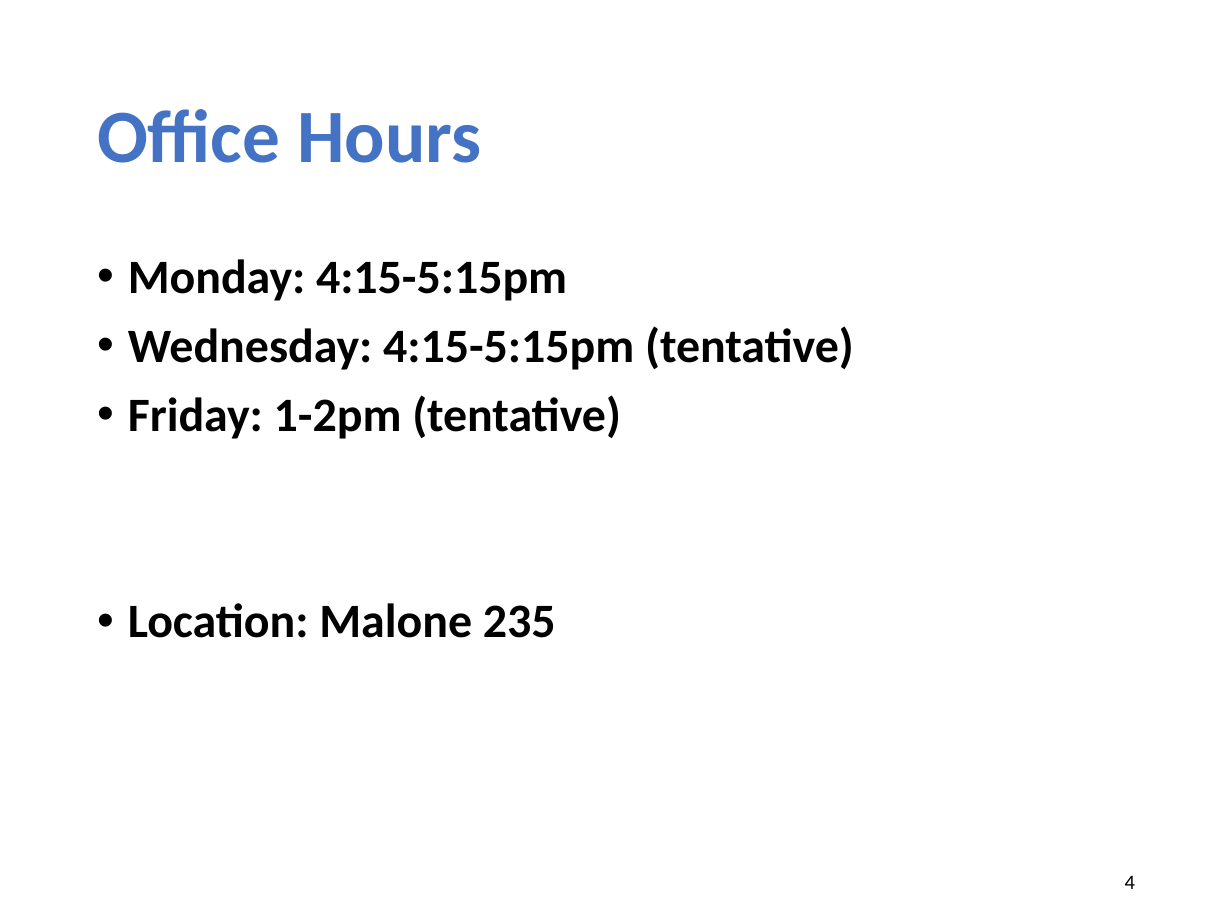
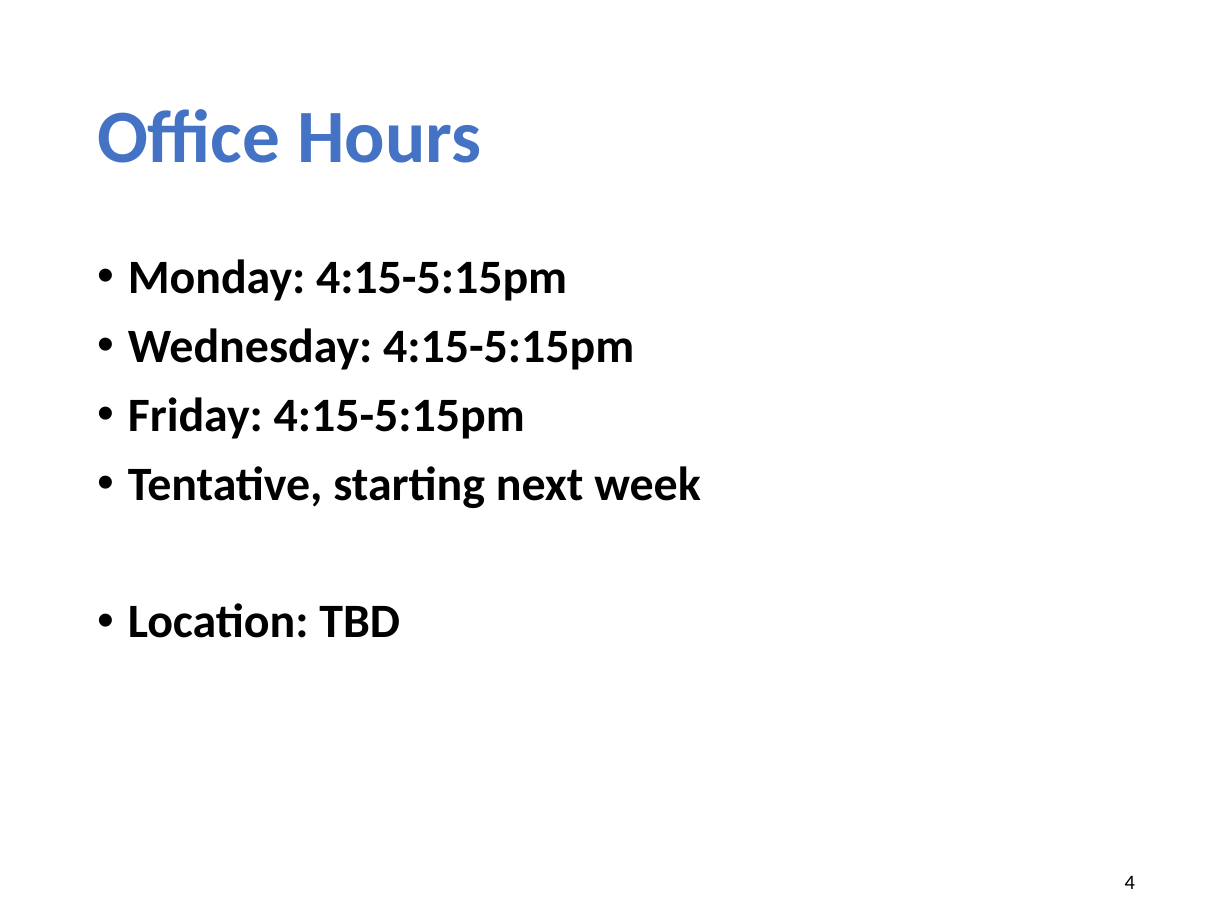
Before and after one commit to xinjin/course-net, a slide deck: slide 4 of slides/lec01_introduction.pptx. Drawn at 1232x924 pixels with LibreOffice and Linux fonts; fonts in the diff are those of the drawing. Boxes give left, top, right and bottom in pixels: in the first picture for what was removed or moved away, otherwise in the second. Text is boxed around its words. In the diff, an @@ line names an element or a change of style, - is before the commit and + after.

```diff
--- a/slides/lec01_introduction.pptx
+++ b/slides/lec01_introduction.pptx
@@ text at (128, 328, 700, 638): text changed @@
-• Wednesday: 4:15-5:15pm (tentative)
-• Friday: 1-2pm (tentative)
-• Location: Malone 235
+• Wednesday: 4:15-5:15pm
+• Friday: 4:15-5:15pm
+• Tentative, starting next week
+• Location: TBD
```
Also in this commit, not shown: 5 other slides changed, 1 other file.
